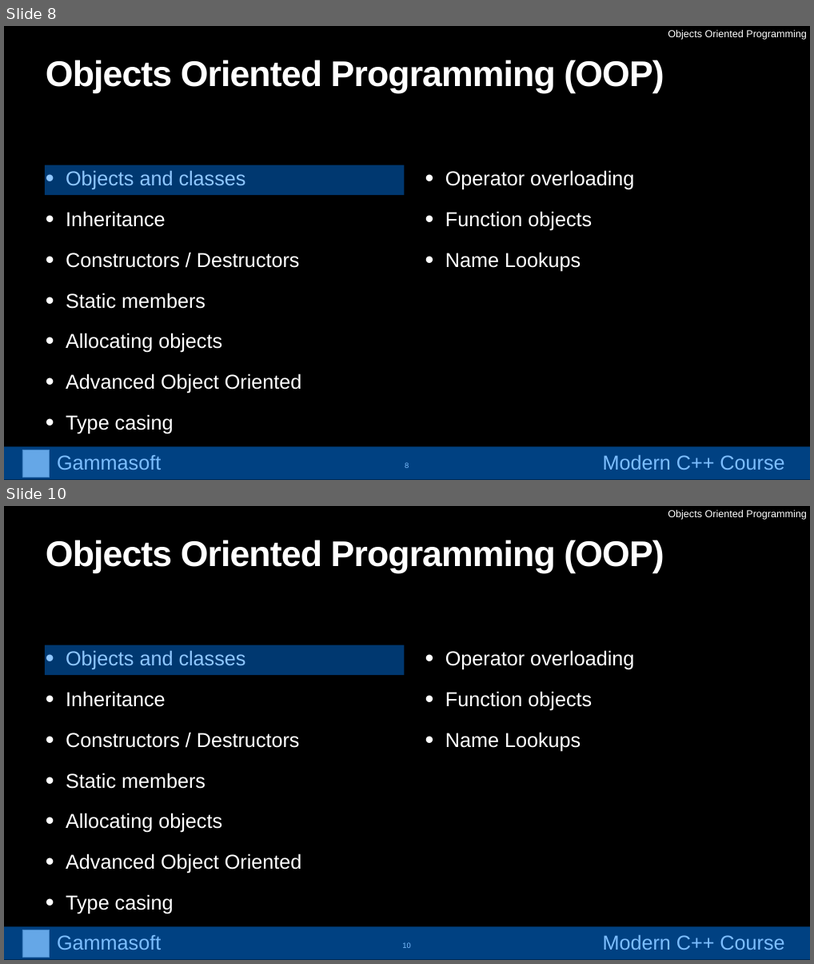
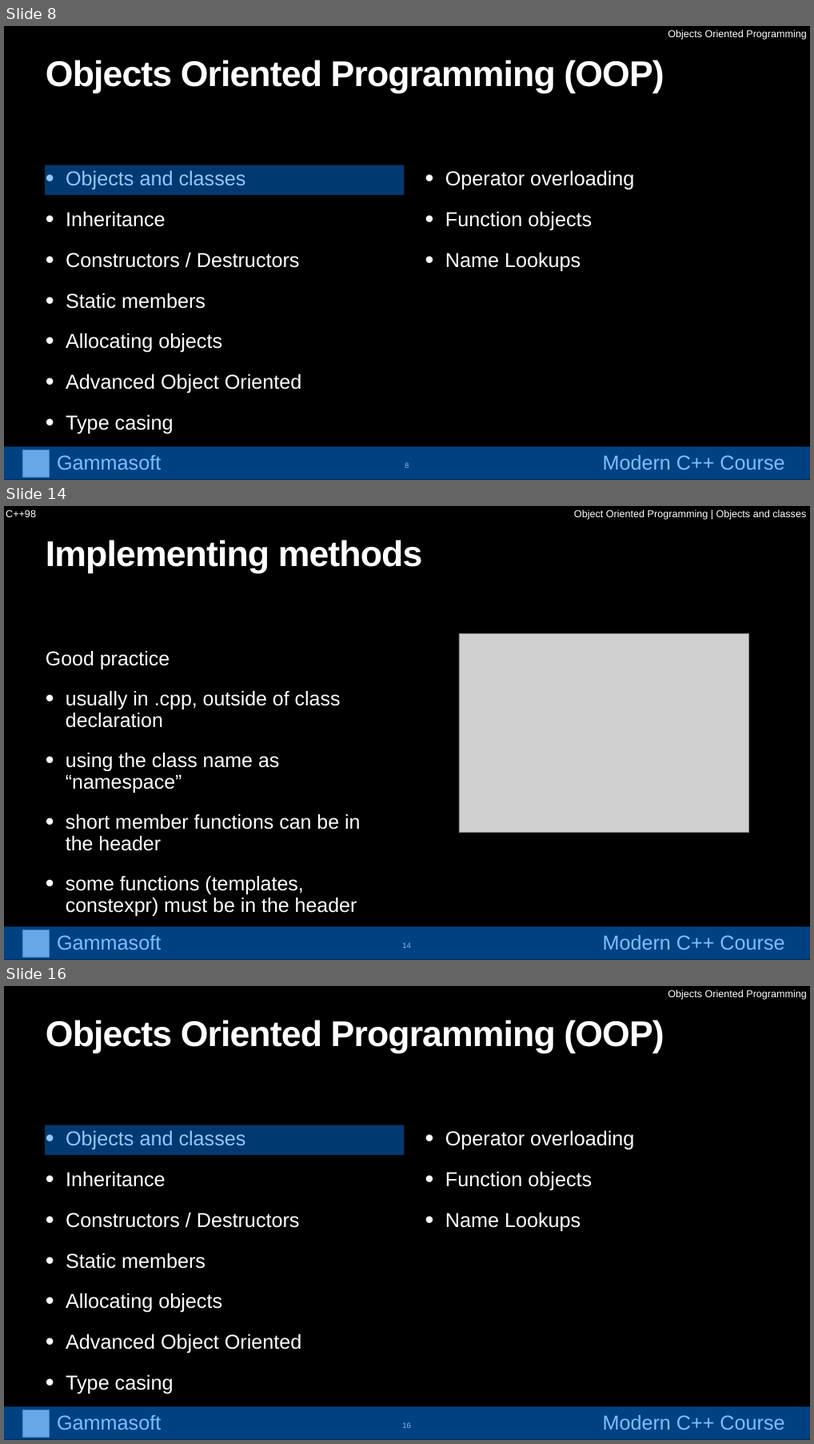
Before and after one commit to gammasoft71/cpp_modern_course, a slide deck: course/powerpoints/object_oriented_programming.pptx. Shown one above the other, each under a label of ours: slides 8 and 10 before the commit, slides 8, 14 and 16 after it; the slides between them are not shown. The pictures are 814x964 and 814x1444 pixels, drawn with LibreOffice and Linux fonts; fonts in the diff are those of the drawing; grey boxes stand for pictures. Boxes give left, top, right and bottom in pixels: in the first picture for what was removed or moved away, otherwise in the second. Text is boxed around its words. In the diff, an @@ line names an element or a change of style, - is before the commit and + after.

```diff
--- a/course/powerpoints/object_oriented_programming.pptx
+++ b/course/powerpoints/object_oriented_programming.pptx
@@ slide 14 added at <box>4,506,810,960</box>, background #000000 @@
@@ text added at <box>6,510,36,517</box>, 24 pt, text #FFFFFF @@
+C++98
@@ text added at <box>574,510,806,520</box>, 24 pt, text #FFFFFF @@
+Object Oriented Programming | Objects and classes
@@ title added at <box>46,540,423,573</box>, 85 pt, text #FFFFFF, bold @@
+Implementing methods
@@ picture added at <box>459,633,749,832</box> @@
@@ text added at <box>46,651,360,916</box>, 47.5 pt, text #FFFFFF @@
+Good practice
+• usually in .cpp, outside of class declaration
+• using the class name as “namespace”
+• short member functions can be in the header
+• some functions (templates, constexpr) must be in the header
@@ group added at <box>4,926,810,960</box>: 2 texts, 1 picture, 1 rectangle @@
+Gammasoft
+Modern C++ Course
@@ page number added at <box>402,942,411,948</box>, 18 pt, text #FFFFFF @@
+14
@@ what was slide 10 is now slide 16 @@
```
Also in this commit, not shown: 1 slide changed, 5 other slides added.
